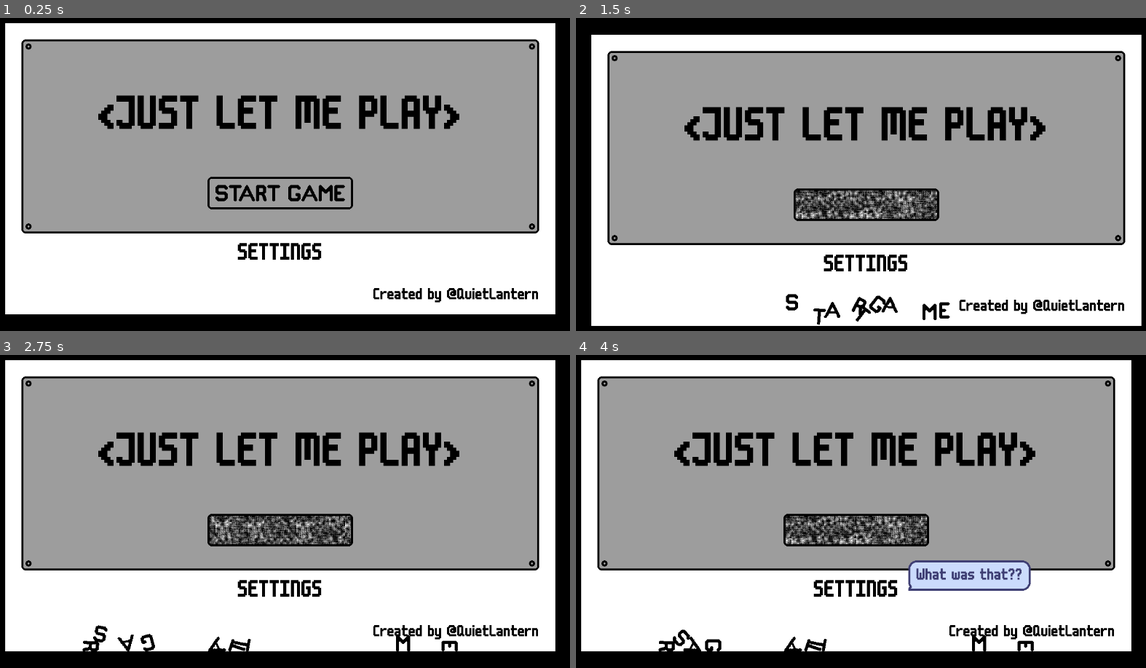
Above: before the commit, frames 1-4 (two rows, left to right).
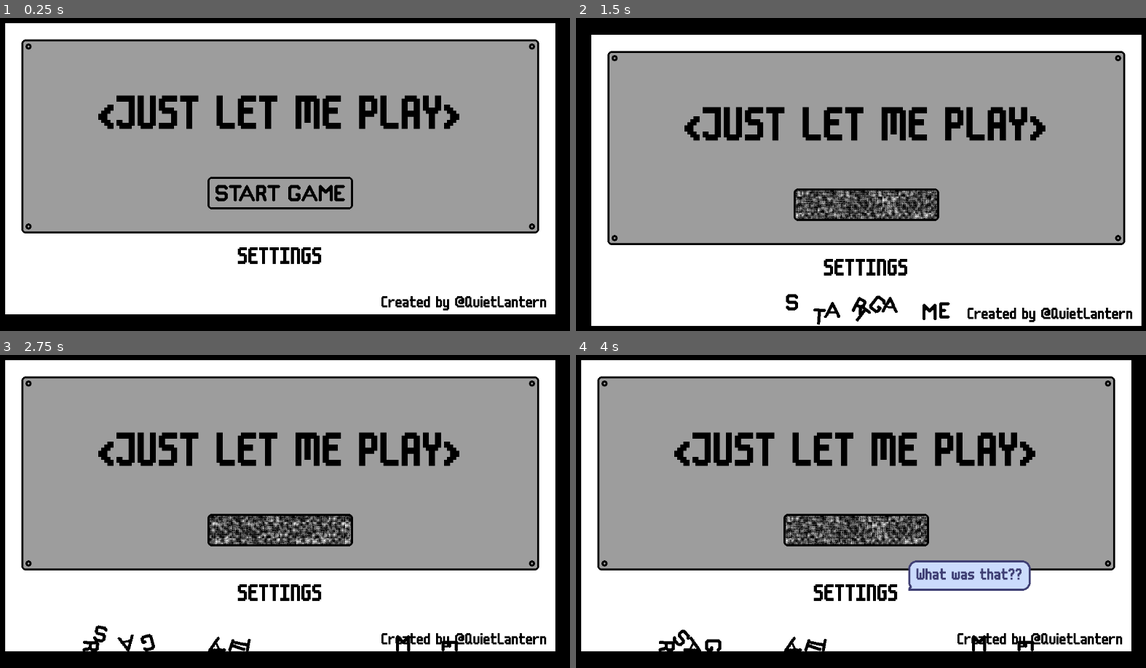
Above: after the commit, the same moments.

Repository: conor-wilson/secret-sapphire
Game: Godot game, scene res://scenes/main.tscn
Two runs of this game, one before a commit and one after it. Both use one fixed random seed, a clock stepped at 60 frames per second and the inputs below.
Inputs (mouse positions are in pixels of both pictures, inside the frame that each line leads up to):
- Up to frame 1 (0.25 s): no input
- Up to frame 2 (1.5 s): tap Enter at 0.5 s; move the mouse to (855, 193) at 0.52 s; click (855, 193) at 0.6 s; move the mouse to (741, 187) at 1.27 s; click (741, 187) at 1.35 s
- Up to frame 3 (2.75 s): move the mouse to (336, 436) at 2.02 s; click (336, 436) at 2.1 s
- Up to frame 4 (4 s): move the mouse to (826, 574) at 2.77 s; click (826, 574) at 2.85 s; move the mouse to (1032, 558) at 3.52 s; click (1032, 558) at 3.6 s

The runs differ from the first frame. In frame 1, 1.6% of the frame differs, in the area x 41-96%, y 71-94%; in frame 2, 3.1%, in the area x 38-98%, y 55-98%; in frame 3, 3.1%; in frame 4, 3.1%.

Commit message:
Added dialogue sequence scene

Diff:
--- a/let-me-play/scenes/dialogue_box.gd
+++ b/let-me-play/scenes/dialogue_box.gd
@@ -1,9 +1,11 @@
-extends MarginContainer
+class_name DialogueBox extends MarginContainer
 
 # TODO: Review this code and tidy it all up
 
 @onready var label: Label = $MarginContainer/Label
 @onready var timer: Timer = $Timer
+
+var line_queue: Array[String] = [] # The list of lines that are queued to be displayed.
 
 const MAX_WIDTH = 256
 
--- /dev/null
+++ b/let-me-play/scenes/dialogue_sequence.gd
@@ -0,0 +1,60 @@
+extends Node
+
+@onready var dialogue_box_scene = preload("res://scenes/dialogue_box.tscn")
+
+var dialogue_box # The current instantiation of the dialogue box scene that is being displayed.
+var line_queue: Array[String] = [] # The list of lines that are queued to be displayed.
+
+# TODO: Find a way to get rid of the below vars. They feel unnecessary.
+var dialogue_box_position: Vector2
+var dialogue_linger_time: float = 2
+
+# start_dialogue starts a new dialogue session that displays the provided lines
+# at the provided position. The optional linger_time input determines the amount
+# of seconds that each line should stay on the screen before moving on.
+func start_dialogue(position: Vector2, lines: Array[String], linger_time:float=2):
+
+	# Exit early if there's already an active dialogue box
+	if dialogue_box != null:
+		return
+
+	# Set the class-scoped components
+	dialogue_box_position = position
+	line_queue = lines
+	dialogue_linger_time = linger_time
+
+	# Start the dialogue
+	_show_dialogue_box()
+
+# _show_dialogue_box removes any existing dialogue box, and creates a new one
+# containing the next line in the queue, if it exists.
+func _show_dialogue_box():
+
+	# Exit early if we're all out of lines in the queue
+	if line_queue.size() == 0:
+		return
+
+	# Instantiate a new dialogue box
+	dialogue_box = dialogue_box_scene.instantiate()
+	get_tree().root.add_child(dialogue_box)
+
+	# Rig the box up to work as it should
+	dialogue_box.finished_displaying.connect(_on_dialogue_box_finished_displaying)
+	dialogue_box.global_position = dialogue_box_position
+
+	# Display the next text in the queue
+	dialogue_box.display_text(line_queue.pop_front())
+
+# _on_dialogue_box_finished_displaying waits for the designated
+# dialogue_linger_time, and then advances the dialogue to the next line (or
+# clears the dialogue box).
+func _on_dialogue_box_finished_displaying():
+	await get_tree().create_timer(dialogue_linger_time).timeout
+	_advance_dialogue()
+
+# _advance_dialogue() clears the current dialogue box, and spawns a new one with
+# the next line in the queue if one exists.
+func _advance_dialogue() -> void:
+	if dialogue_box != null:
+		dialogue_box.queue_free()
+		_show_dialogue_box()
--- /dev/null
+++ b/let-me-play/scenes/dialogue_sequence.tscn
@@ -0,0 +1,6 @@
+[gd_scene load_steps=2 format=3 uid="uid://f03tammu043d"]
+
+[ext_resource type="Script" path="res://scenes/dialogue_sequence.gd" id="1_afh71"]
+
+[node name="DialogueSequence" type="Node"]
+script = ExtResource("1_afh71")
--- a/let-me-play/scenes/main.gd
+++ b/let-me-play/scenes/main.gd
@@ -53,4 +53,5 @@
 		"What was that??",
 		"Is everything ok out there?"
 	]
-	DialogueManager.start_dialogue($Node2D/WhatWasThat1.position, lines)
+	DialogueManager.new_dialogue_sequence($Node2D/WhatWasThat1.position, lines)
+	DialogueManager.new_dialogue_sequence($Node2D/WhatWasThat2.position, lines)
--- a/let-me-play/scenes/main.tscn
+++ b/let-me-play/scenes/main.tscn
@@ -28,7 +28,7 @@
 position = Vector2(800, 512)
 
 [node name="WhatWasThat2" type="Marker2D" parent="Node2D"]
-position = Vector2(1983, 402)
+position = Vector2(2014, 460)
 
 [connection signal="settings_pressed" from="Menus/MainMenu" to="." method="_on_main_menu_settings_pressed"]
 [connection signal="shake_screen" from="Menus/MainMenu" to="." method="_on_main_menu_shake_screen"]
--- a/let-me-play/scenes/main_menu.tscn
+++ b/let-me-play/scenes/main_menu.tscn
@@ -49,7 +49,7 @@
 
 [node name="MarginContainer" type="MarginContainer" parent="MarginContainer/VBoxContainer"]
 layout_mode = 2
-theme_override_constants/margin_top = 200
+theme_override_constants/margin_top = 208
 
 [node name="CenterContainer" type="CenterContainer" parent="MarginContainer/VBoxContainer/MarginContainer"]
 layout_mode = 2
@@ -117,15 +117,15 @@
 rotation = -0.0150613
 letter_type = 6
 
-[node name="MarginContainer2" type="MarginContainer" parent="."]
+[node name="CreditContainer" type="MarginContainer" parent="."]
 offset_left = 760.0
-offset_top = 556.0
+offset_top = 572.0
 offset_right = 1152.0
 offset_bottom = 648.0
-theme_override_constants/margin_right = 64
-theme_override_constants/margin_bottom = 64
+theme_override_constants/margin_right = 48
+theme_override_constants/margin_bottom = 48
 
-[node name="Credit" type="Label" parent="MarginContainer2"]
+[node name="Credit" type="Label" parent="CreditContainer"]
 layout_mode = 2
 theme = ExtResource("6_43f6x")
 theme_override_colors/font_color = Color(0, 0, 0, 1)
--- a/let-me-play/scenes/settings_menu.tscn
+++ b/let-me-play/scenes/settings_menu.tscn
@@ -110,23 +110,22 @@
 text = "BACK"
 flat = true
 
-[node name="Credit" type="Label" parent="."]
-offset_left = 784.0
-offset_top = 576.0
-offset_right = 1112.0
-offset_bottom = 604.0
+[node name="CreditContainer" type="MarginContainer" parent="."]
+offset_left = 760.0
+offset_top = 572.0
+offset_right = 1152.0
+offset_bottom = 648.0
+theme_override_constants/margin_right = 48
+theme_override_constants/margin_bottom = 48
+
+[node name="Credit" type="Label" parent="CreditContainer"]
+layout_mode = 2
 theme = ExtResource("4_558x5")
 theme_override_colors/font_color = Color(0, 0, 0, 1)
 theme_override_font_sizes/font_size = 32
 text = "Created by @QuietLantern"
-
-[node name="HBoxContainer" type="HBoxContainer" parent="."]
-offset_right = 40.0
-offset_bottom = 40.0
-
-[node name="MarginContainer" type="MarginContainer" parent="."]
-offset_right = 40.0
-offset_bottom = 40.0
+horizontal_alignment = 2
+vertical_alignment = 2
 
 [connection signal="pressed" from="CenterContainer/VBoxContainer/SecretSettingsButton" to="." method="_on_secret_settings_button_pressed"]
 [connection signal="text_submitted" from="CenterContainer/VBoxContainer/UsernameBox" to="." method="_on_username_box_text_submitted"]
--- a/let-me-play/singletons/dialogue_manager.gd
+++ b/let-me-play/singletons/dialogue_manager.gd
@@ -1,60 +1,8 @@
 extends Node
 
-@onready var dialogue_box_scene = preload("res://scenes/dialogue_box.tscn")
+@onready var dialogue_sequence_scene = preload("res://scenes/dialogue_sequence.tscn")
 
-var dialogue_box # The current instantiation of the dialogue box scene that is being displayed.
-var line_queue: Array[String] = [] # The list of lines that are queued to be displayed.
-
-# TODO: Find a way to get rid of the below vars. They feel unnecessary.
-var dialogue_box_position: Vector2
-var dialogue_linger_time: float = 2
-
-# start_dialogue starts a new dialogue session that displays the provided lines
-# at the provided position. The optional linger_time input determines the amount
-# of seconds that each line should stay on the screen before moving on.
-func start_dialogue(position: Vector2, lines: Array[String], linger_time:float=2):
-
-	# Exit early if there's already an active dialogue box
-	if dialogue_box != null:
-		return
-
-	# Set the class-scoped components
-	dialogue_box_position = position
-	line_queue = lines
-	dialogue_linger_time = linger_time
-
-	# Start the dialogue
-	_show_dialogue_box()
-
-# _show_dialogue_box removes any existing dialogue box, and creates a new one
-# containing the next line in the queue, if it exists.
-func _show_dialogue_box():
-
-	# Exit early if we're all out of lines in the queue
-	if line_queue.size() == 0:
-		return
-
-	# Instantiate a new dialogue box
-	dialogue_box = dialogue_box_scene.instantiate()
-	get_tree().root.add_child(dialogue_box)
-
-	# Rig the box up to work as it should
-	dialogue_box.finished_displaying.connect(_on_dialogue_box_finished_displaying)
-	dialogue_box.global_position = dialogue_box_position
-
-	# Display the next text in the queue
-	dialogue_box.display_text(line_queue.pop_front())
-
-# _on_dialogue_box_finished_displaying waits for the designated
-# dialogue_linger_time, and then advances the dialogue to the next line (or
-# clears the dialogue box).
-func _on_dialogue_box_finished_displaying():
-	await get_tree().create_timer(dialogue_linger_time).timeout
-	_advance_dialogue()
-
-# _advance_dialogue() clears the current dialogue box, and spawns a new one with
-# the next line in the queue if one exists.
-func _advance_dialogue() -> void:
-	if dialogue_box != null:
-		dialogue_box.queue_free()
-		_show_dialogue_box()
+func new_dialogue_sequence(position: Vector2, lines: Array[String], linger_time:float=2):
+	var sequence = dialogue_sequence_scene.instantiate()
+	get_tree().root.add_child(sequence)
+	sequence.start_dialogue(position, lines.duplicate(), linger_time)
